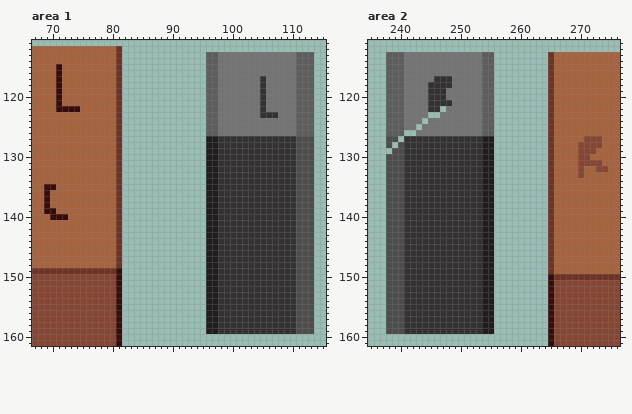
Edited in one commit: pixel-art file (Assets/_Assets/KITCHEN_THINGS.aseprite). The first picture shows the starting point.
368x309 pixels, 1 frame. Colours within 5 levels of each other are drawn and written as one. Shown: area 1: x 67..115, y 111..161; area 2: x 235..276, y 111..161. The commit also changed other parts of the picture, which this record leaves out.
The result:
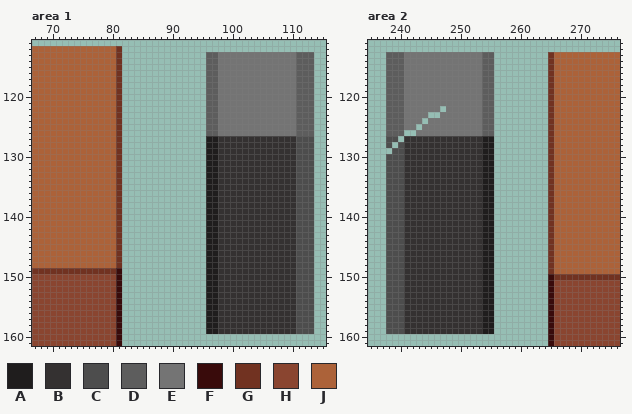
Palette (. is transparent): A #1f1d1d  B #343131  C #4d4d4d  D #5d5d5d  E #747474  F #390b0b  G #713221  H #8a4530  J #ac6239
Diff:
--- area 1, layers "KULKAS", "K.Table"
@@ x 67..115 @@
 114 JJJJJJJJJJJJJJG..............DDEEEEEEEEEEEEEDDD..
-115 JJJJFJJJJJJJJJG..............DDEEEEEEEEEEEEEDDD..
-116 JJJJFJJJJJJJJJG..............DDEEEEEEEEEEEEEDDD..
-117 JJJJFJJJJJJJJJG..............DDEEEEEEEBEEEEEDDD..
-118 JJJJFJJJJJJJJJG..............DDEEEEEEEBEEEEEDDD..
-119 JJJJFJJJJJJJJJG..............DDEEEEEEEBEEEEEDDD..
-120 JJJJFJJJJJJJJJG..............DDEEEEEEEBEEEEEDDD..
-121 JJJJFJJJJJJJJJG..............DDEEEEEEEBEEEEEDDD..
-122 JJJJFFFFJJJJJJG..............DDEEEEEEEBEEEEEDDD..
-123 JJJJJJJJJJJJJJG..............DDEEEEEEEBBBEEEDDD..
+115 JJJJJJJJJJJJJJG..............DDEEEEEEEEEEEEEDDD..
+116 JJJJJJJJJJJJJJG..............DDEEEEEEEEEEEEEDDD..
+117 JJJJJJJJJJJJJJG..............DDEEEEEEEEEEEEEDDD..
+118 JJJJJJJJJJJJJJG..............DDEEEEEEEEEEEEEDDD..
+119 JJJJJJJJJJJJJJG..............DDEEEEEEEEEEEEEDDD..
+120 JJJJJJJJJJJJJJG..............DDEEEEEEEEEEEEEDDD..
+121 JJJJJJJJJJJJJJG..............DDEEEEEEEEEEEEEDDD..
+122 JJJJJJJJJJJJJJG..............DDEEEEEEEEEEEEEDDD..
+123 JJJJJJJJJJJJJJG..............DDEEEEEEEEEEEEEDDD..
 124 JJJJJJJJJJJJJJG..............DDEEEEEEEEEEEEEDDD..
@@ x 67..74 @@
 134 JJJJJJJJ
-135 JJFFJJJJ
-136 JJFJJJJJ
-137 JJFJJJJJ
-138 JJFJJJJJ
-139 JJFFJJJJ
-140 JJJFFFJJ
+135 JJJJJJJJ
+136 JJJJJJJJ
+137 JJJJJJJJ
+138 JJJJJJJJ
+139 JJJJJJJJ
+140 JJJJJJJJ
 141 JJJJJJJJ
--- area 2, layers "KULKAS", "K.Table"
@@ x 243..250 @@
 116 EEEEEEEE
-117 EEEBBBEE
-118 EEBBBBEE
-119 EEBBBEEE
-120 EEBBBEEE
-121 EEBBBBEE
-122 EEBB.EEE
+117 EEEEEEEE
+118 EEEEEEEE
+119 EEEEEEEE
+120 EEEEEEEE
+121 EEEEEEEE
+122 EEEE.EEE
 123 EE..EEEE
@@ x 268..276 @@
 126 JJJJJJJJJ
-127 JJJHHHJJJ
-128 JJHHHHJJJ
-129 JJHHHJJJJ
-130 JJHHJJJJJ
-131 JJHHHHJJJ
-132 JJHJJHHJJ
-133 JJHJJJJJJ
+127 JJJJJJJJJ
+128 JJJJJJJJJ
+129 JJJJJJJJJ
+130 JJJJJJJJJ
+131 JJJJJJJJJ
+132 JJJJJJJJJ
+133 JJJJJJJJJ
 134 JJJJJJJJJ
